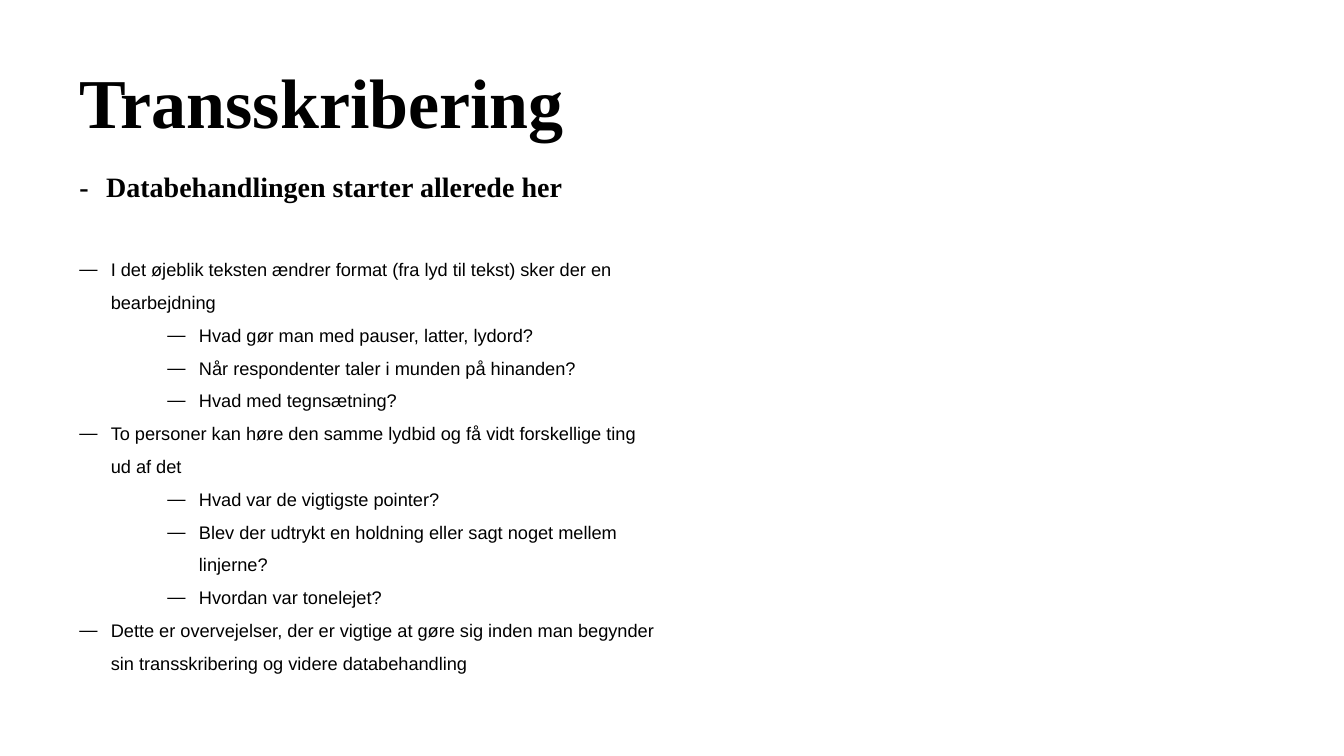
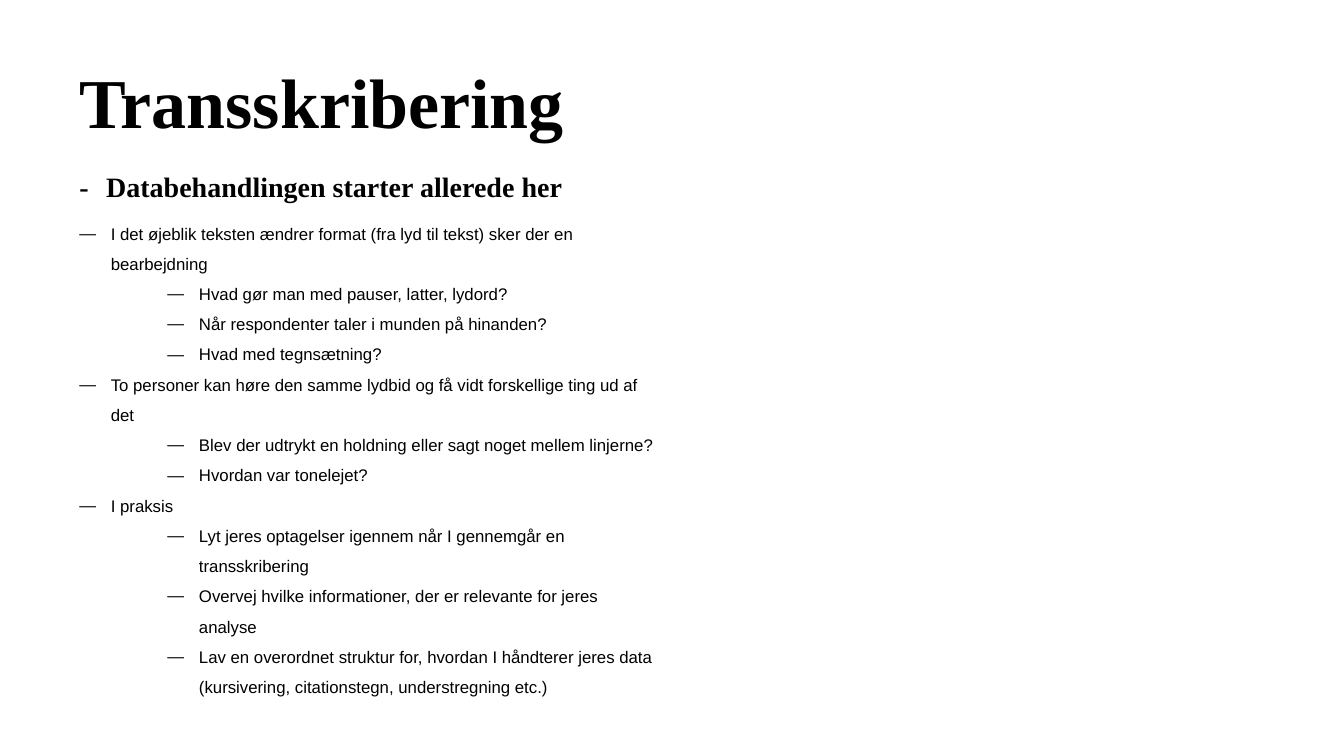
Before and after one commit to AUL-BSS-Datalab/FraTaleTilTekst, a slide deck: slide 9 of Slides/WhisperPowerPoint_da.pptx (slide 7 before the commit). Drawn at 1344x756 pixels with LibreOffice and Linux fonts; fonts in the diff are those of the drawing; background and template pictures are left out. Boxes give left, top, right and bottom in pixels: in the first picture for what was removed or moved away, otherwise in the second. Text is boxed around its words. In the diff, an @@ line names an element or a change of style, - is before the commit and + after.

```diff
--- a/Slides/WhisperPowerPoint_da.pptx
+++ b/Slides/WhisperPowerPoint_da.pptx
@@ subtitle "I det øjeblik teksten ændrer ...": place and size @@
-subtitle "I det øjeblik teksten ændrer ..." at box(111, 262, 654, 641)
+subtitle "I det øjeblik teksten ændrer ..." at box(111, 228, 652, 697)
@@ subtitle at box(111, 228, 652, 485): size 13 to 12 pt in "I det øjeblik teksten ændrer format (fra ...", "Hvad gør man med pauser, latter, lydord?", "Når respondenter taler i munden på hinanden?", "Hvad med tegnsætning?" and 3 more places @@
@@ subtitle at box(111, 500, 652, 697): text changed; size 13 to 12 pt @@
-— Dette er overvejelser, der er vigtige at gøre sig inden man begynder sin transskribering og videre databehandling
+— I praksis
+  — Lyt jeres optagelser igennem når I gennemgår en transskribering
+  — Overvej hvilke informationer, der er relevante for jeres analyse
+  — Lav en overordnet struktur for, hvordan I håndterer jeres data (kursivering, citationstegn, understregning etc.)
@@ subtitle at box(199, 492, 440, 510): paragraph removed @@
-  — Hvad var de vigtigste pointer?
```
Also in this commit, not shown: 2 other slides changed, 2 slides added.
